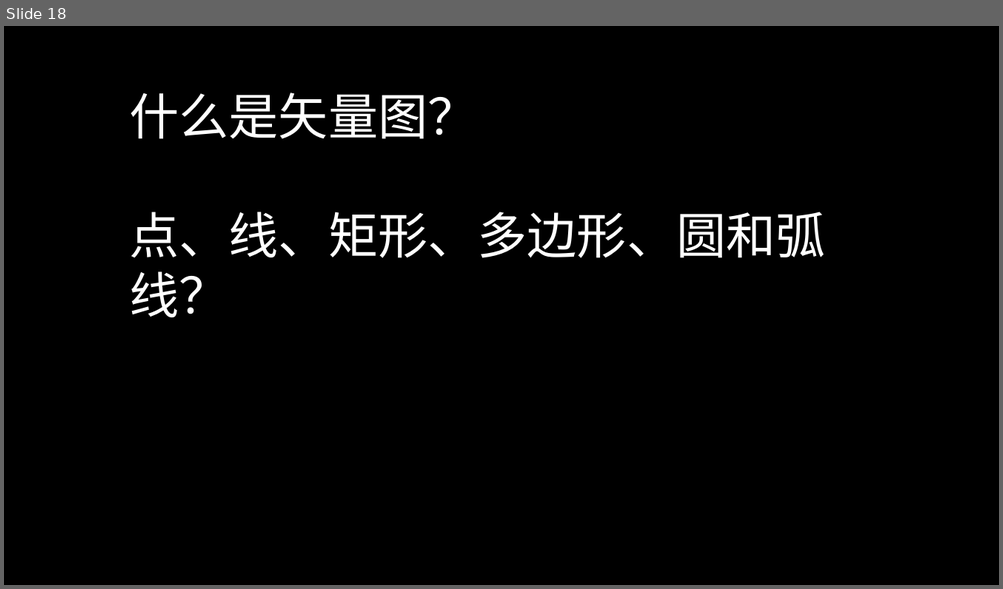
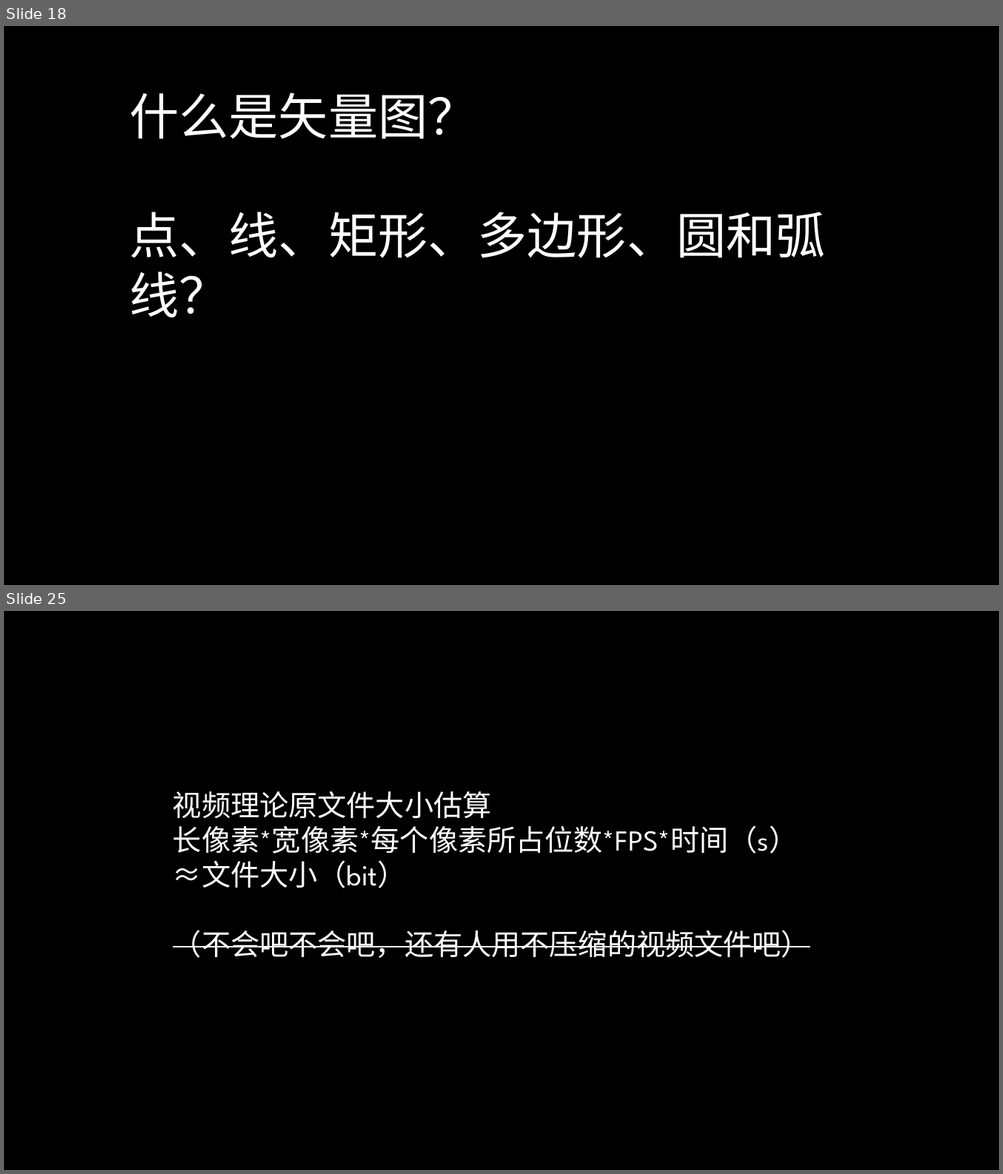
Before and after one commit to TomisTony/Techshare, a slide deck: 初探多媒体.pptx. Shown one above the other, each under a label of ours: slide 18 before the commit, slides 18 and 25 after it; the slides between them are not shown. The pictures are 1003x589 and 1003x1174 pixels, drawn with LibreOffice and Linux fonts; fonts in the diff are those of the drawing; background and template pictures are left out. Boxes give left, top, right and bottom in pixels: in the first picture for what was removed or moved away, otherwise in the second. Text is boxed around its words. In the diff, an @@ line names an element or a change of style, - is before the commit and + after.

```diff
--- a/初探多媒体.pptx
+++ b/初探多媒体.pptx
@@ slide 25 added at box(4, 611, 999, 1170), background picture (left out) @@
@@ text added at box(173, 792, 810, 958), 28 pt, text #FFFFFF @@
+视频理论原文件大小估算
+长像素*宽像素*每个像素所占位数*FPS*时间（s）
+≈文件大小（bit）
+（不会吧不会吧，还有人用不压缩的视频文件吧）
```
Also in this commit, not shown: 4 slides changed, 6 other slides added, 6 other files.
